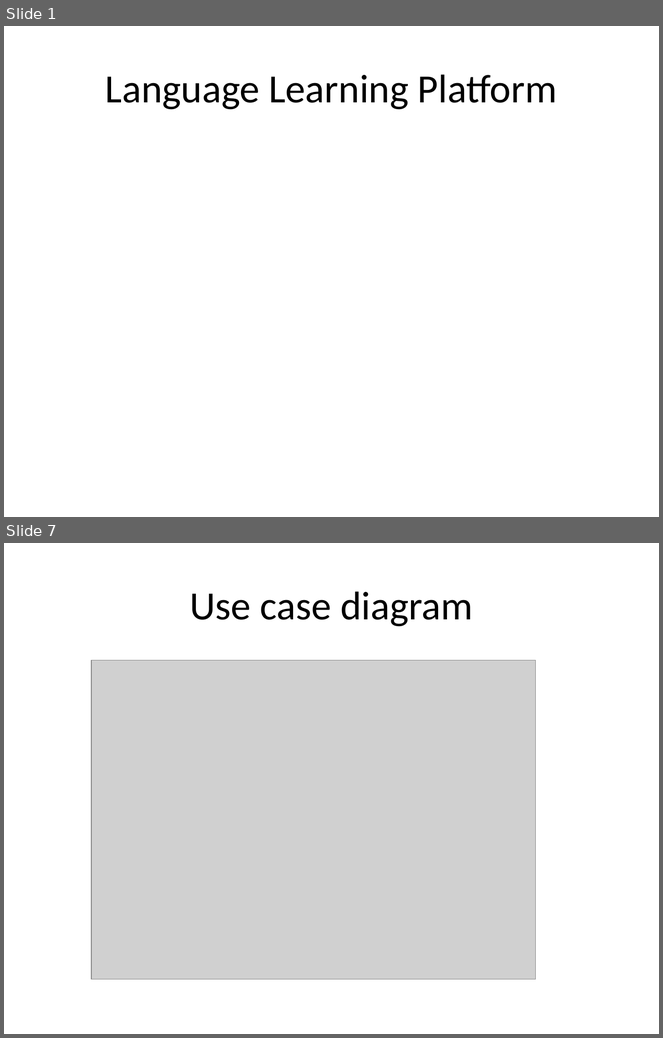
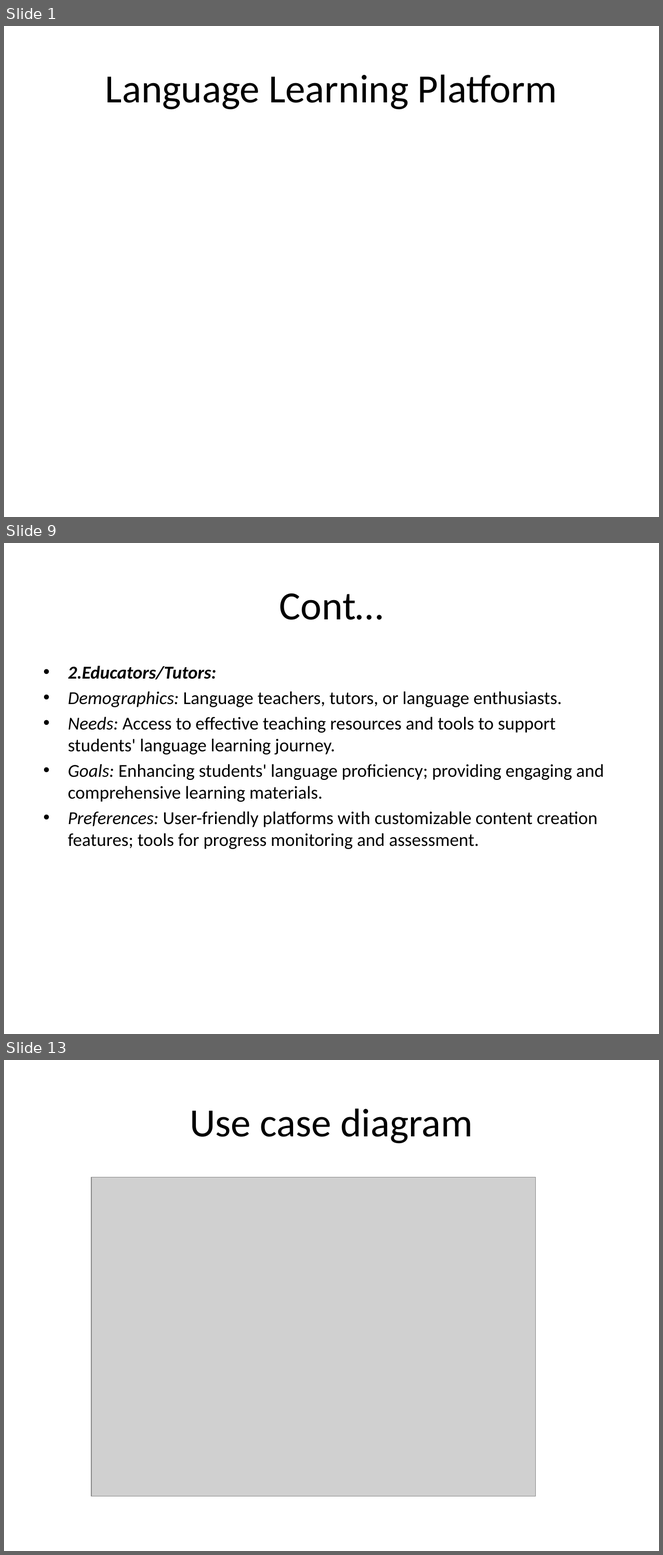
Before and after one commit to VictorMK22/PixelPioneers, a slide deck: Presentation1.pptx. Shown one above the other, each under a label of ours: slides 1 and 7 before the commit, slides 1, 9 and 13 after it; the slides between them are not shown. The pictures are 663x1038 and 663x1555 pixels, drawn with LibreOffice and Linux fonts; fonts in the diff are those of the drawing; grey boxes stand for pictures. Boxes give left, top, right and bottom in pixels: in the first picture for what was removed or moved away, otherwise in the second. Text is boxed around its words. In the diff, an @@ line names an element or a change of style, - is before the commit and + after.

```diff
--- a/Presentation1.pptx
+++ b/Presentation1.pptx
@@ slide 9 added at bbox=[4, 543, 659, 1034], background #FFFFFF @@
@@ title added at bbox=[280, 593, 384, 620], 44 pt, text #000000 @@
+Cont…
@@ text added at bbox=[68, 666, 605, 849], 20 pt, text #000000 @@
+• 2.Educators/Tutors:
+• Demographics: Language teachers, tutors, or language enthusiasts.
+• Needs: Access to effective teaching resources and tools to support students' language learning journey.
+• Goals: Enhancing students' language proficiency; providing engaging and comprehensive learning materials.
+• Preferences: User-friendly platforms with customizable content creation features; tools for progress monitoring and assessment.
@@ what was slide 7 is now slide 13 @@
```
Also in this commit, not shown: 5 slides changed, 5 other slides added.
